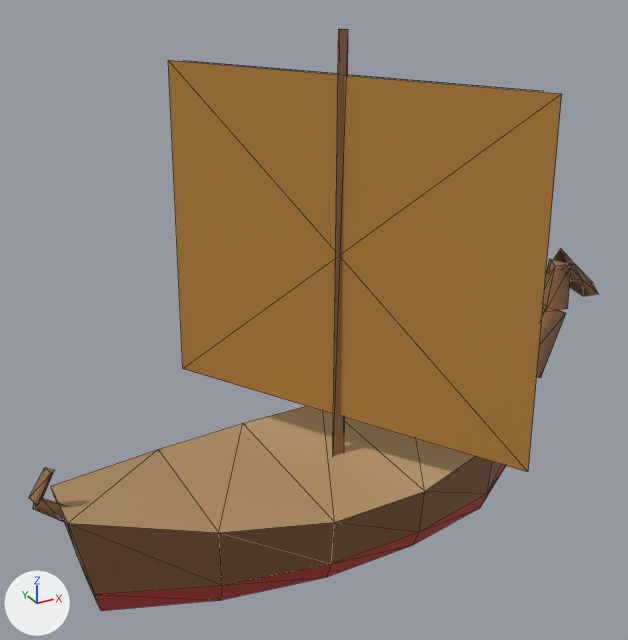
What one commit did to the glTF model public/harbour/kit/hull_fiat_hippos_medium_lod.glb.
One viewpoint serves both versions: a camera (50 mm lens) standing at (-9.19, -16.23, 13.63) and looking at (-0.04, 0.4, 5.32). Every picture has the same lights, and +X, +Y and +Z are marked at lower left. The picture after the commit comes second. Mesh edges are drawn as thin lines. Where no turn or scale is listed for an object, it has been applied to the vertices. Vertices at exactly the same position are counted once.

Objects in the first picture: 'lod'.
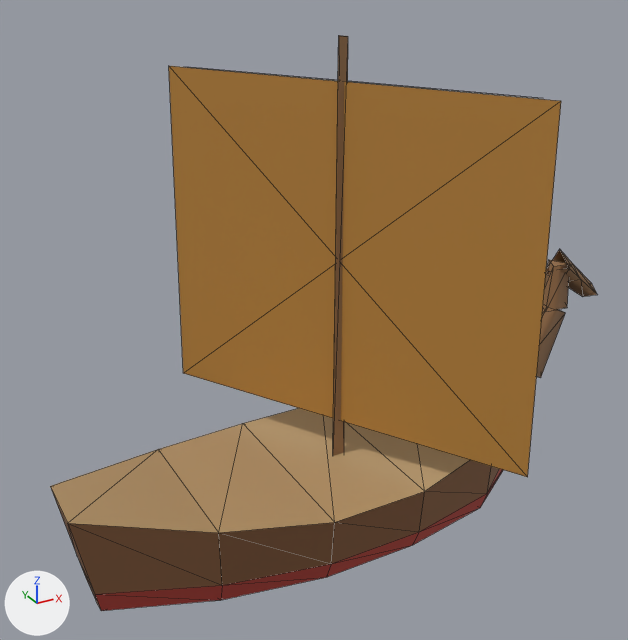
Where the newer file only moved an object's origin or applied its transform, the numbers keep the older frame.

Location of each change, [x1, y1, x2, y2] in pixels of the pictures (628 x 640 px; the box of a moved part takes in the faces that stretch with it):
```json
{"object": "lod", "change": "reshaped", "before": [29, 29, 598, 611], "after": [50, 35, 597, 611]}
{"part": 1, "of": "me_lod", "change": "moved or reshaped", "before": [333, 29, 348, 456], "after": [333, 35, 348, 456]}
{"part": 2, "of": "me_lod", "change": "moved or reshaped", "before": [168, 60, 562, 472], "after": [169, 66, 561, 477]}
{"part": 3, "of": "me_lod", "change": "deleted", "before": [29, 468, 54, 505], "on screen": "brown"}
{"part": 4, "of": "me_lod", "change": "deleted", "before": [33, 498, 65, 522], "on screen": "brown"}
```

Edits to the scene script, one JSON object a line:
```json
{"block": "me_lod", "where": "# used by ob_lod; location = (0.86, 0.0, 6.24)"}
{"op": "remove", "block": "me_lod", "code": "me_lod.from_pydata(...)  # 95 vertices, 144 faces; spans x -7.9..7.9, y -4.2..4.2, z -7.1..5.7"}
{"op": "add", "block": "me_lod", "code": "me_lod.from_pydata(...)  # 79 vertices, 122 faces; spans x -7.4..7.9, y -4.2..4.2, z -7.1..5.5"}
{"block": "me_lod", "change": "me_lod part 1: the loose piece of 6 vertices spanning x -0.6..-0.3, y -0.1..0.2, z -5.0..5.7 is moved by (0.0, 0.0, -0.1)"}
{"block": "me_lod", "change": "me_lod part 2: the loose piece of 4 vertices spanning x -2.9..2.0, y -4.2..4.2, z -3.4..4.8 is moved by (0.0, 0.0, -0.1)"}
{"block": "me_lod", "change": "me_lod part 3: the loose piece of 6 vertices spanning x -7.9..-7.3, y -0.2..0.1, z -3.6..-2.8 is deleted"}
{"block": "me_lod", "change": "me_lod part 4: the loose piece of 6 vertices spanning x -7.9..-7.1, y -0.1..0.2, z -4.1..-3.4 is deleted"}
{"block": "me_lod", "change": "other edits to the shape of me_lod do not show in these pictures"}
```
